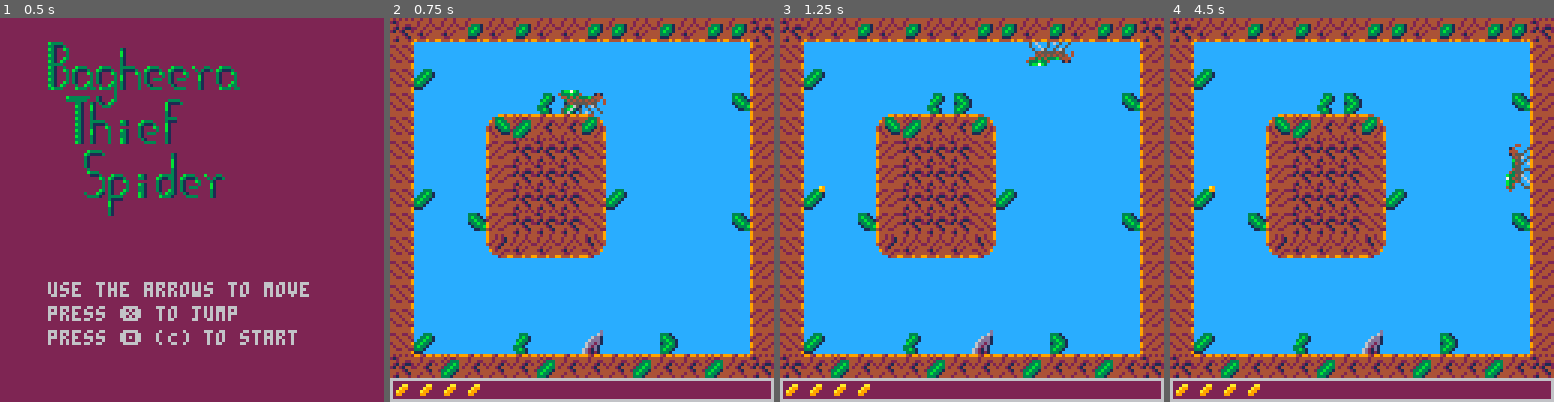
Above: before the commit, frames 1-4 (left to right).
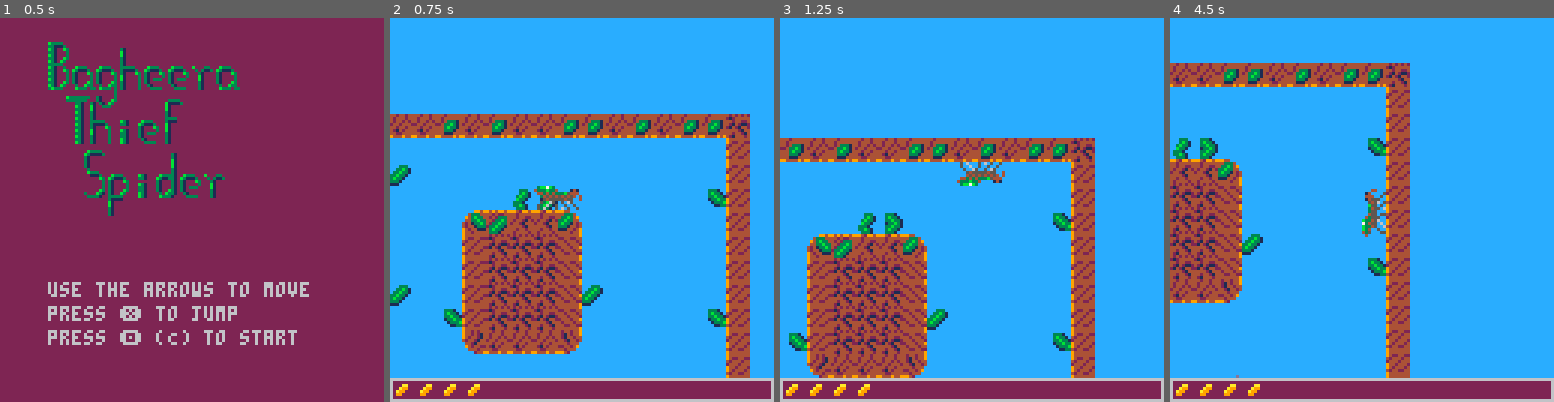
Above: after the commit, the same moments.

Repository: Naz713/pico-spider
Game: PICO-8 cartridge jmp_spdr.p8
Two runs of this game, one before a commit and one after it. Both use one fixed random seed, a clock stepped at 60 frames per second and the inputs below.
Inputs:
- Up to frame 1 (0.5 s): tap X (X key) at 0.33 s
- Up to frame 2 (0.75 s): tap O (Z key) at 0.7 s
- Up to frame 3 (1.25 s): tap X (X key) at 1.07 s
- Up to frame 4 (4.5 s): hold Right 1.6-2.1 s; tap O (Z key) every 0.4 s from 1.7 to 4.1 s; tap X (X key) at 1.85, 2.97, 4.08 s; hold Up 2.15-2.42 s; hold Right 2.47-3.03 s; hold Left 3.08-3.58 s; hold Down 3.63-3.97 s; hold Right from 4.02 s (still down)

Frame 1 is identical in both runs. In frame 2, 50% of the frame differs, in the area x 0-100%, y 0-94%; in frame 3, 49%; in frame 4, 48%.

Commit message:
Camara follows the player

Diff:
--- a/main.lua
+++ b/main.lua
@@ -1,6 +1,7 @@
 function _init()
   game_screen=false
   time_score=0.0
+  cam={}
   s={
     bulbs=0,
     maxbulbs=16,
@@ -67,9 +68,23 @@
   --printh(s.xmax..", "..s.xmin..", "..s.ymax..", "..s.ymin..", ")
   spawns_update(s.xpos,s.ypos)
   interactions_update()
+  cam_update()
+end
+
+function cam_update()
+  mcamvel=4
+  cord=spdr_head_crnr()
+
+  xdiff=min(3, abs(((cord.x-64) - cam.x)*0.25))*sgn((cord.x-64) - cam.x)
+  ydiff=min(5, abs(((cord.y-56) - cam.y)*0.25))*sgn((cord.y-56) - cam.y)
+
+  cam={
+    x=cam.x+xdiff,
+    y=cam.y+ydiff}
 end
 
 function fruit_draw()
+  camera()
   -- Draw inferior menu to show the collected beltian bodies (fruit)
   rectfill(0,120,127,127, 2 --[[Deep Purple]] )
   rect(0,120,127,127, 6 --[[Gray]] )
@@ -79,11 +94,11 @@
  end
 
 function game_draw()
-  --TODO consider a lazy following camara
+  camera(cam.x,cam.y)
   cls(12)
-  map(0,0,0,0,16,15)
+  map(0,0,0,0,128,32)
 
-  fruit_draw()
   spdr_draw()
   draw_ants()
+  fruit_draw()
 end
--- a/menu.lua
+++ b/menu.lua
@@ -7,6 +7,7 @@
 end
 
 function menu_draw()
+  camera()
   cls(2)
   h1=-8
   s1=8
--- a/spider.lua
+++ b/spider.lua
@@ -315,6 +315,11 @@
   s.rvel=0
   s.jvel=0
   ants.alive={}
+  --camera
+  cord=spdr_head_crnr()
+  cam={
+    x=cord.x-64,
+    y=cord.y-56}
 end
 
 function spdr_update()
